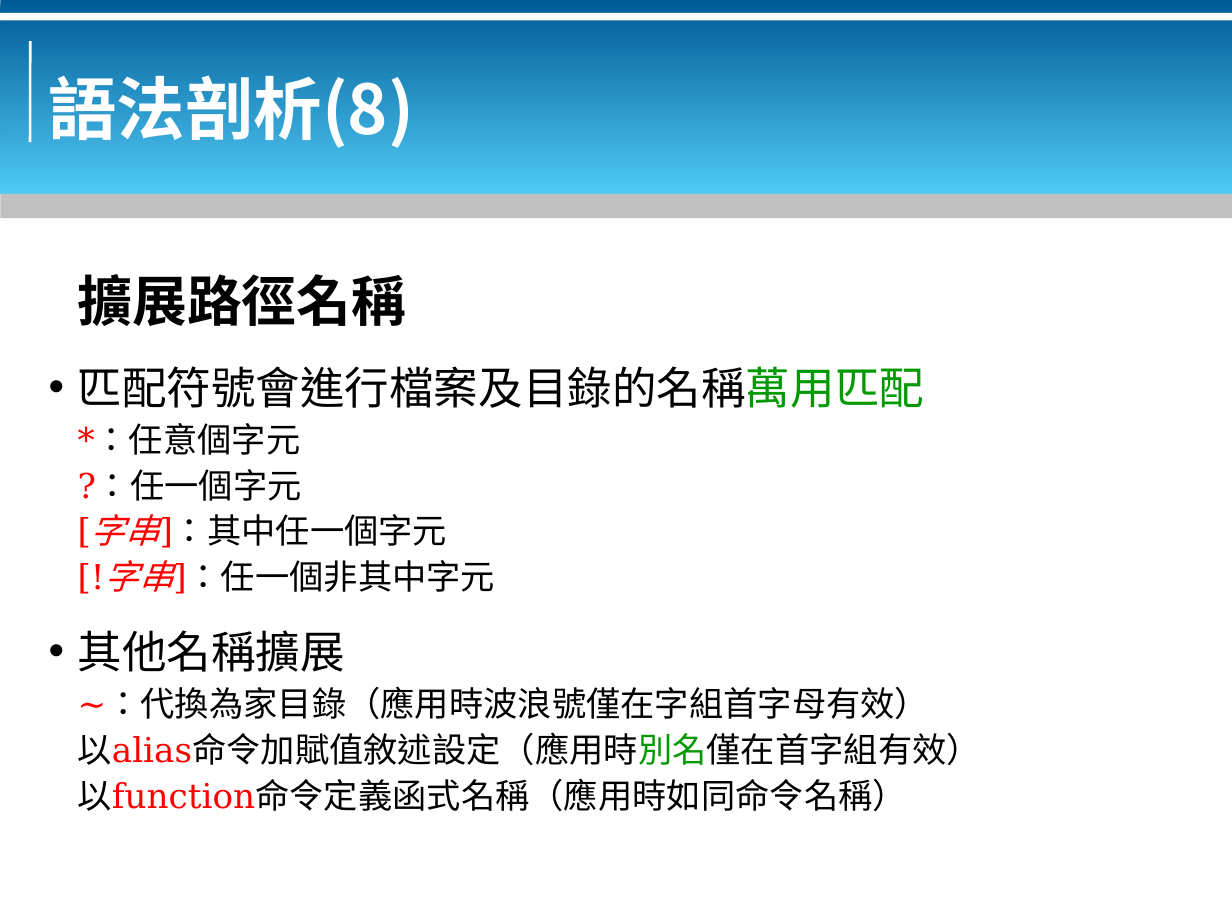
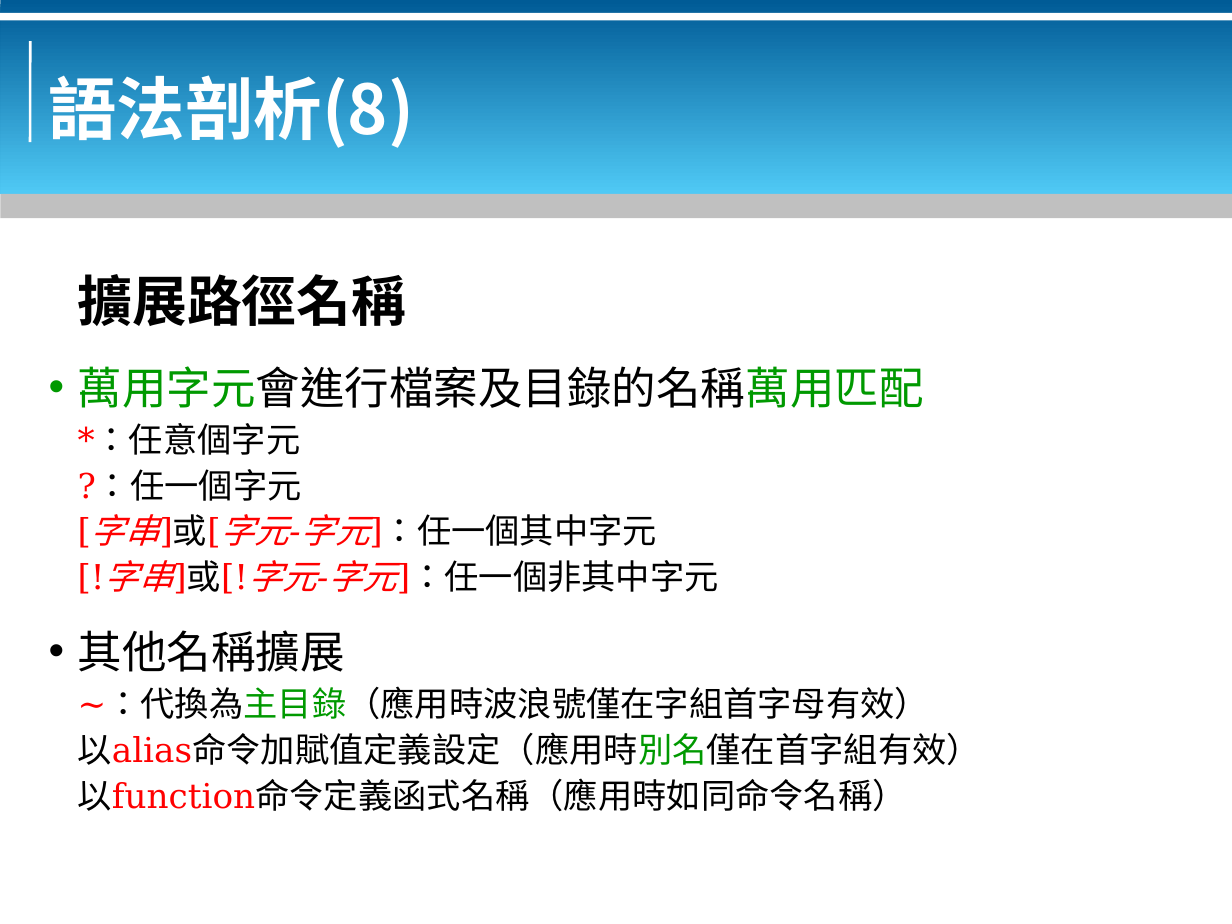
Before and after one commit to bluebat/.presentations, a slide deck: slide 14 of bash-basics.odp. Drawn at 1232x924 pixels with LibreOffice and Linux fonts; fonts in the diff are those of the drawing; background and template pictures are left out. Boxes give left, top, right and bottom in pixels: in the first picture for what was removed or moved away, otherwise in the second. Text is boxed around its words. In the diff, an @@ line names an element or a change of style, - is before the commit and + after.

```diff
--- a/bash-basics.odp
+++ b/bash-basics.odp
@@ text at box(78, 366, 924, 408): text changed @@
-• 匹配符號會進行檔案及目錄的名稱萬用匹配
+• 萬用字元會進行檔案及目錄的名稱萬用匹配
@@ text at box(91, 514, 719, 594): text changed; text colour #000000 to #FF0000 @@
-[字串]：其中任一個字元
-[!字串]：任一個非其中字元
+[字串]或[字元-字元]：任一個其中字元
+[!字串]或[!字元-字元]：任一個非其中字元
@@ text at box(78, 689, 981, 765): text changed @@
-~：代換為家目錄（應用時波浪號僅在字組首字母有效）
-以alias命令加賦值敘述設定（應用時別名僅在首字組有效）
+~：代換為主目錄（應用時波浪號僅在字組首字母有效）
+以alias命令加賦值定義設定（應用時別名僅在首字組有效）
```
Also in this commit, not shown: 15 other slides changed, 2 other files.
